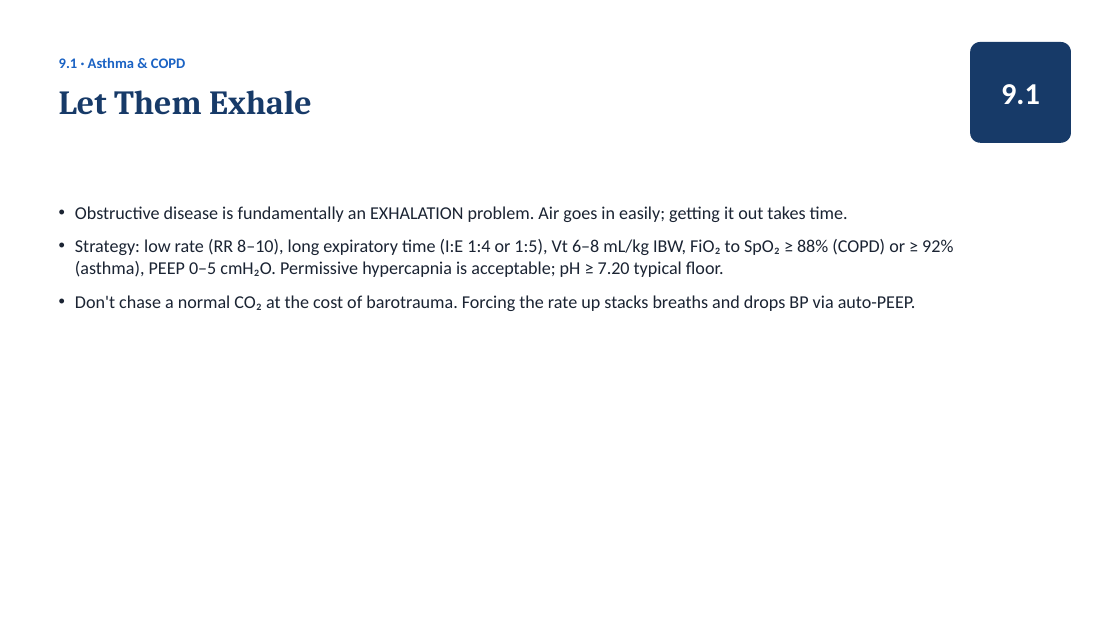
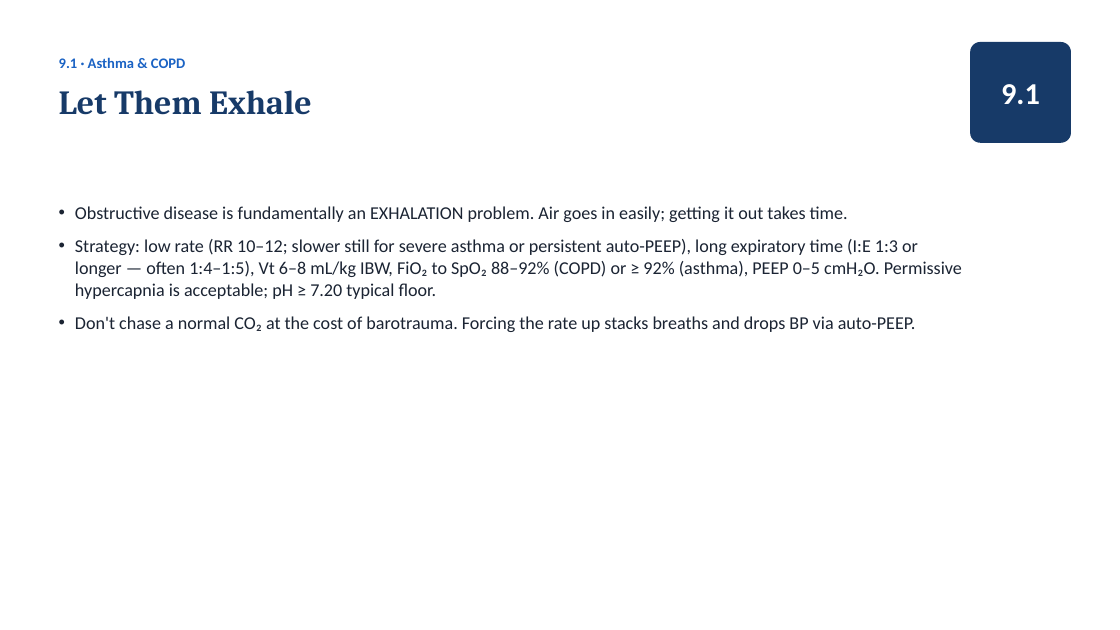
Before and after one commit to amr-kc-protocols/amr-kc-protocols, a slide deck: slide 87 of vta/slides/Ventilator_Academy_Full_Course.pptx. Drawn at 1120x630 pixels with LibreOffice and Linux fonts; fonts in the diff are those of the drawing. Boxes give left, top, right and bottom in pixels: in the first picture for what was removed or moved away, otherwise in the second. Text is boxed around its words. In the diff, an @@ line names an element or a change of style, - is before the commit and + after.

```diff
--- a/vta/slides/Ventilator_Academy_Full_Course.pptx
+++ b/vta/slides/Ventilator_Academy_Full_Course.pptx
@@ text at <box>75,239,962,299</box>: text changed @@
-• Strategy: low rate (RR 8–10), long expiratory time (I:E 1:4 or 1:5), Vt 6–8 mL/kg IBW, FiO₂ to SpO₂ ≥ 88% (COPD) or ≥ 92% (asthma), PEEP 0–5 cmH₂O. Permissive hypercapnia is acceptable; pH ≥ 7.20 typical floor.
+• Strategy: low rate (RR 10–12; slower still for severe asthma or persistent auto-PEEP), long expiratory time (I:E 1:3 or longer — often 1:4–1:5), Vt 6–8 mL/kg IBW, FiO₂ to SpO₂ 88–92% (COPD) or ≥ 92% (asthma), PEEP 0–5 cmH₂O. Permissive hypercapnia is acceptable; pH ≥ 7.20 typical floor.
```
Also in this commit, not shown: 8 other slides changed, 10 other files.
